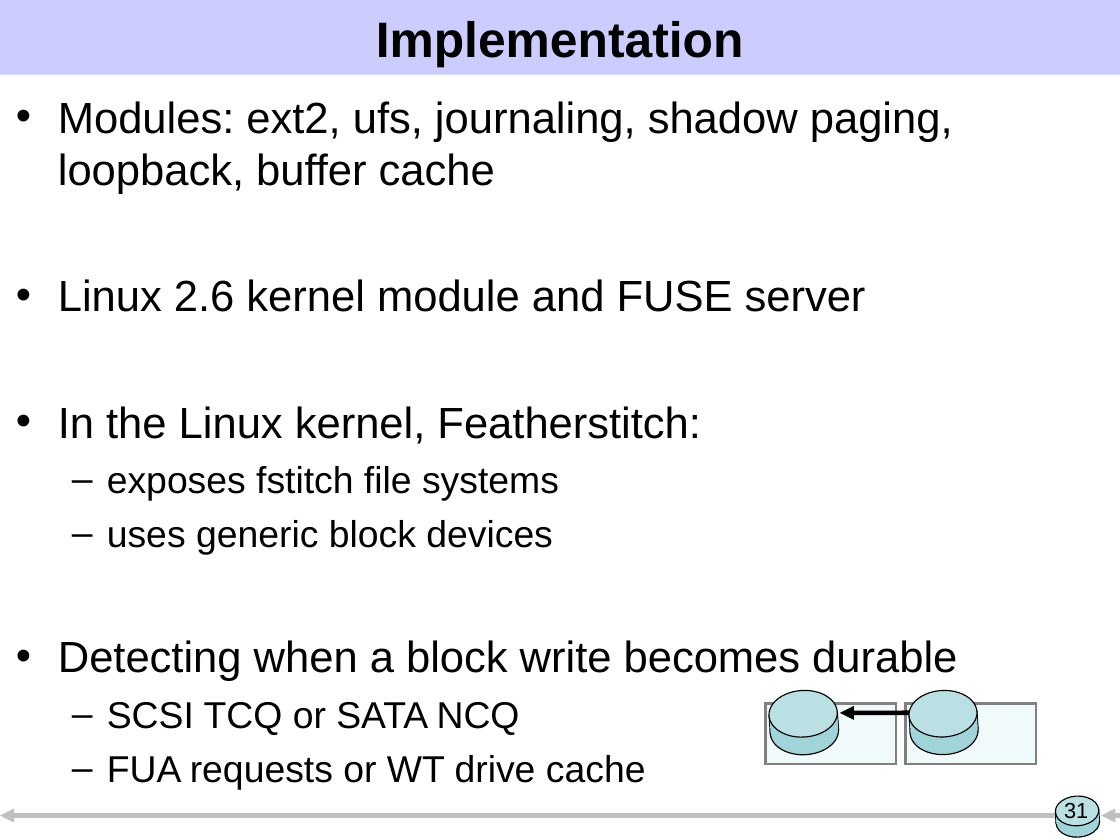
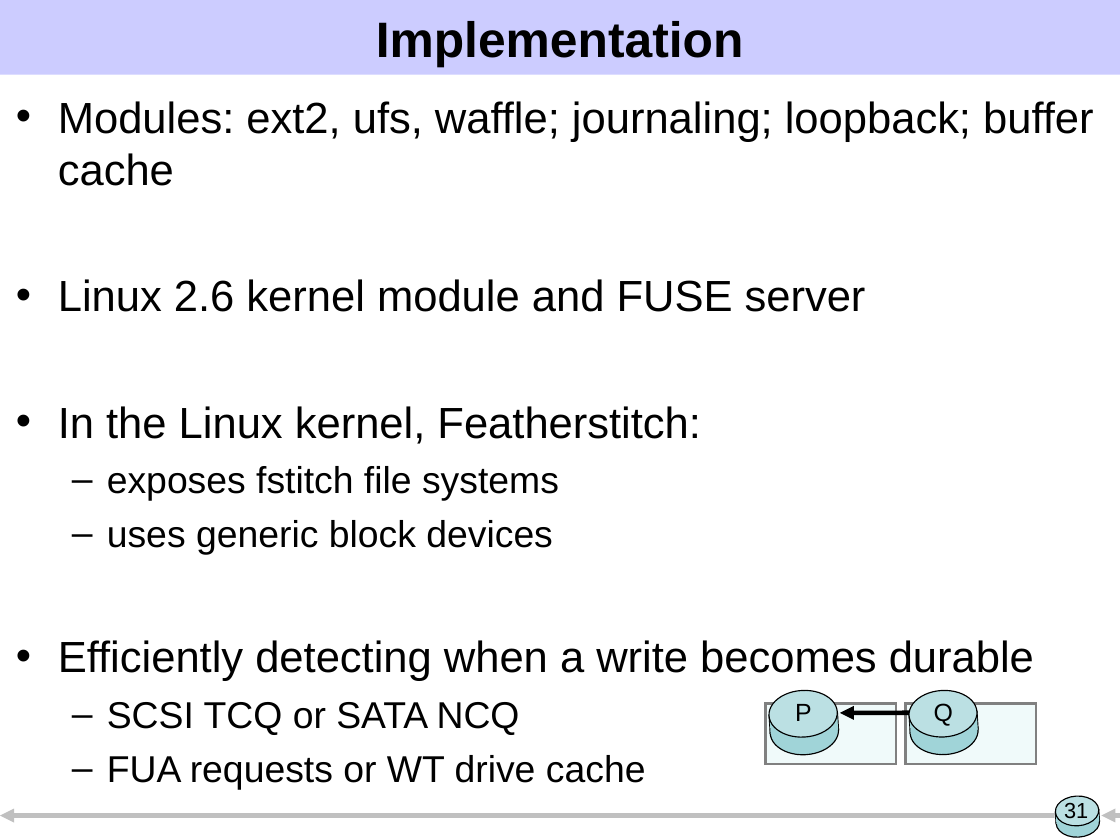
Before and after one commit to ucla-readable/fstitch-doc, a slide deck: slide 31 of sosp/pres.ppt. Drawn at 1120x840 pixels with LibreOffice and Linux fonts; fonts in the diff are those of the drawing. Boxes give left, top, right and bottom in pixels: in the first picture for what was removed or moved away, otherwise in the second. Text is boxed around its words. In the diff, an @@ line names an element or a change of style, - is before the commit and + after.

```diff
--- a/sosp/pres.ppt
+++ b/sosp/pres.ppt
@@ text at bbox=[58, 101, 1093, 186]: text changed @@
-• Modules: ext2, ufs, journaling, shadow paging, loopback, buffer cache
+• Modules: ext2, ufs, waffle; journaling; loopback; buffer cache
@@ text at bbox=[58, 640, 1034, 681]: text changed @@
-• Detecting when a block write becomes durable
+• Efficiently detecting when a write becomes durable
@@ text added at bbox=[795, 704, 812, 721], 16 pt, text #000000 @@
+P
@@ text added at bbox=[934, 703, 953, 726], 16 pt, text #000000 @@
+Q
```
Also in this commit, not shown: 16 other slides changed, 1 slide added, 1 slide removed.
